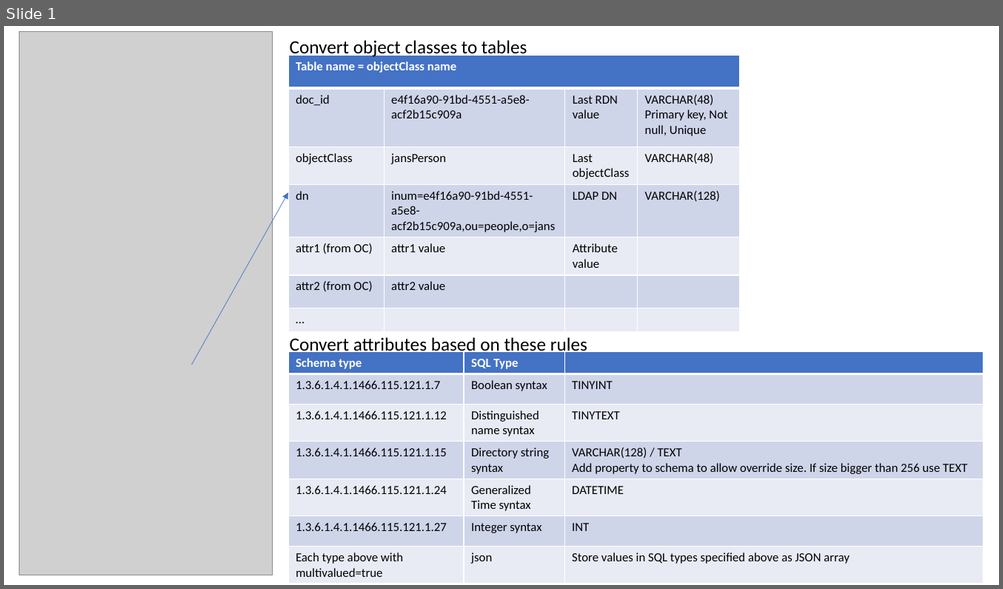
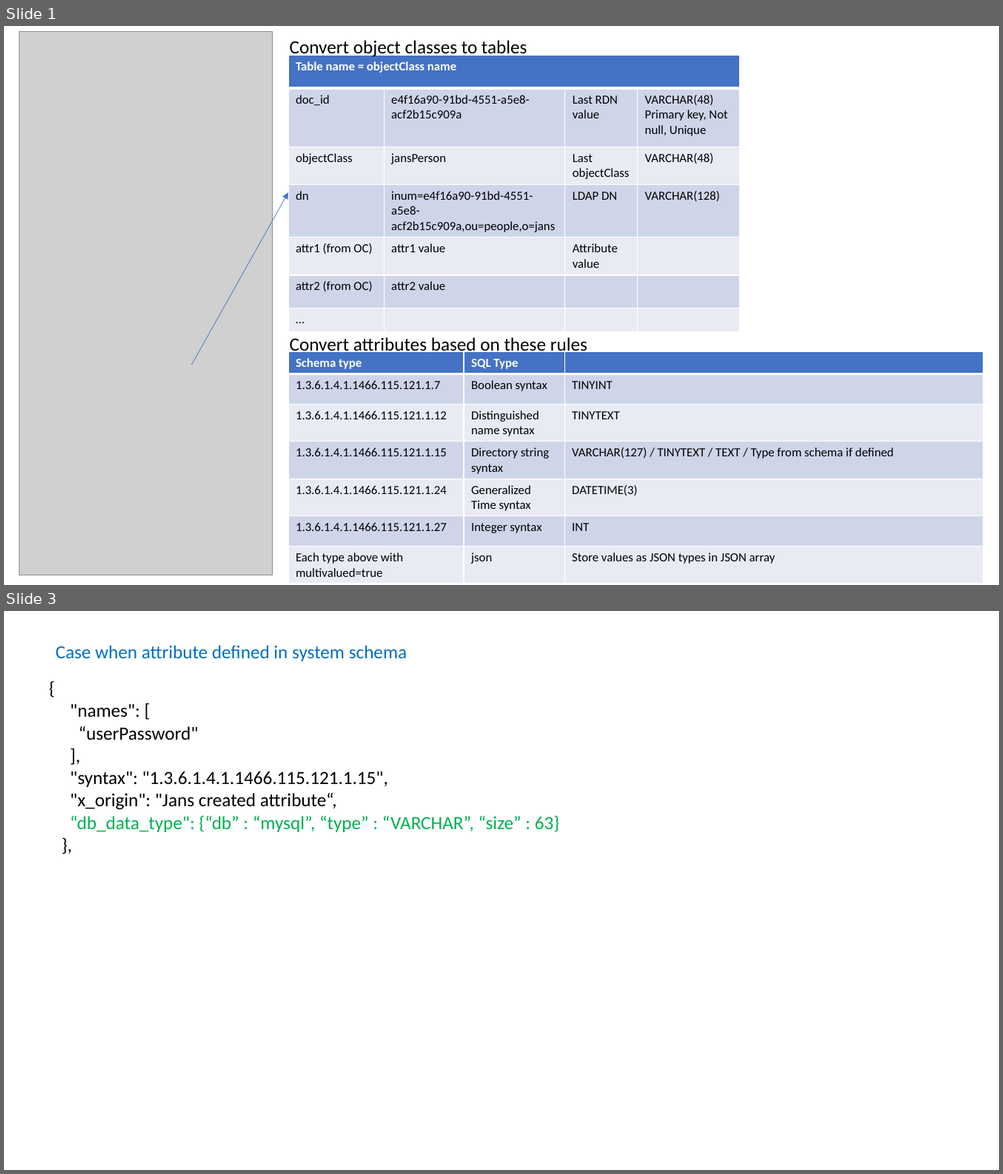
Before and after one commit to duttarnab/jans-orm, a slide deck: sql/docs/Schema to SQL mapping.pptx. Shown one above the other, each under a label of ours: slide 1 before the commit, slides 1 and 3 after it; the slides between them are not shown. The pictures are 1003x589 and 1003x1174 pixels, drawn with LibreOffice and Linux fonts; fonts in the diff are those of the drawing; grey boxes stand for pictures. Boxes give left, top, right and bottom in pixels: in the first picture for what was removed or moved away, otherwise in the second. Text is boxed around its words. In the diff, an @@ line names an element or a change of style, - is before the commit and + after.

```diff
--- a/sql/docs/Schema to SQL mapping.pptx
+++ b/sql/docs/Schema to SQL mapping.pptx
@@ slide 3 added at [4, 611, 999, 1170], background #FFFFFF @@
@@ text added at [56, 645, 407, 661], 18 pt, text #0070C0 @@
+Case when attribute defined in system schema
@@ text added at [70, 704, 559, 832], 18 pt, text #000000 @@
+{
+"names": [
+“userPassword"
+],
+"syntax": "1.3.6.1.4.1.1466.115.121.1.15",
+"x_origin": "Jans created attribute“,
+“db_data_type": {“db” : “mysql”, “type” : “VARCHAR”, “size” : 63}
+},
@@ slide 1 changed as well @@
@@ table at [288, 352, 983, 584] @@
-row 4, column 3: VARCHAR(128) / TEXT / Add property to schema to allow override size. If size bigger than 256 use TEXT
+row 4, column 3: VARCHAR(127) / TINYTEXT / TEXT / Type from schema if defined
-row 5, column 3: DATETIME
+row 5, column 3: DATETIME(3)
-row 7, column 3: Store values in SQL types specified above as JSON array
+row 7, column 3: Store values as JSON types in JSON array
```
Also in this commit, not shown: 3 other slides added, 1 other file.
